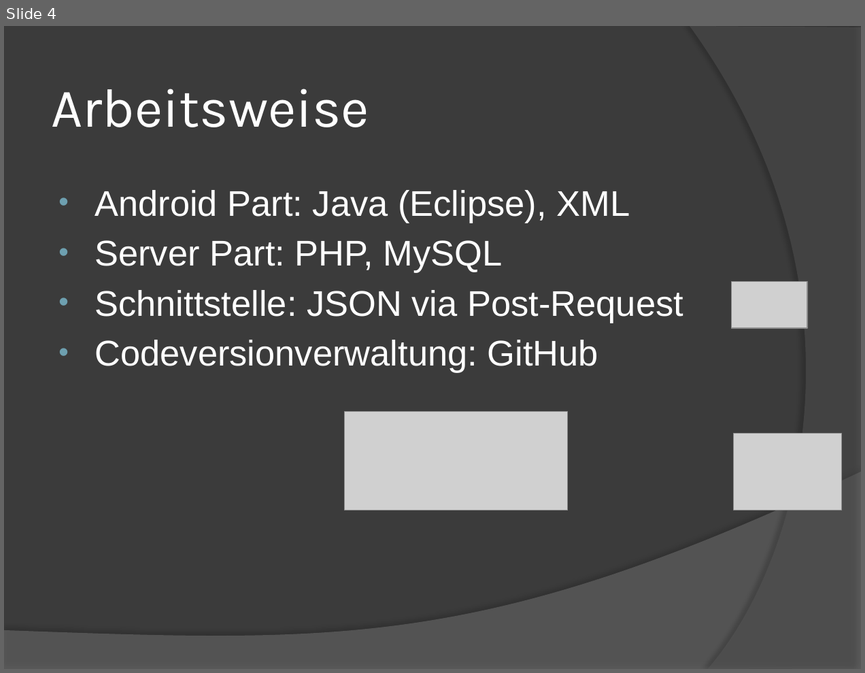
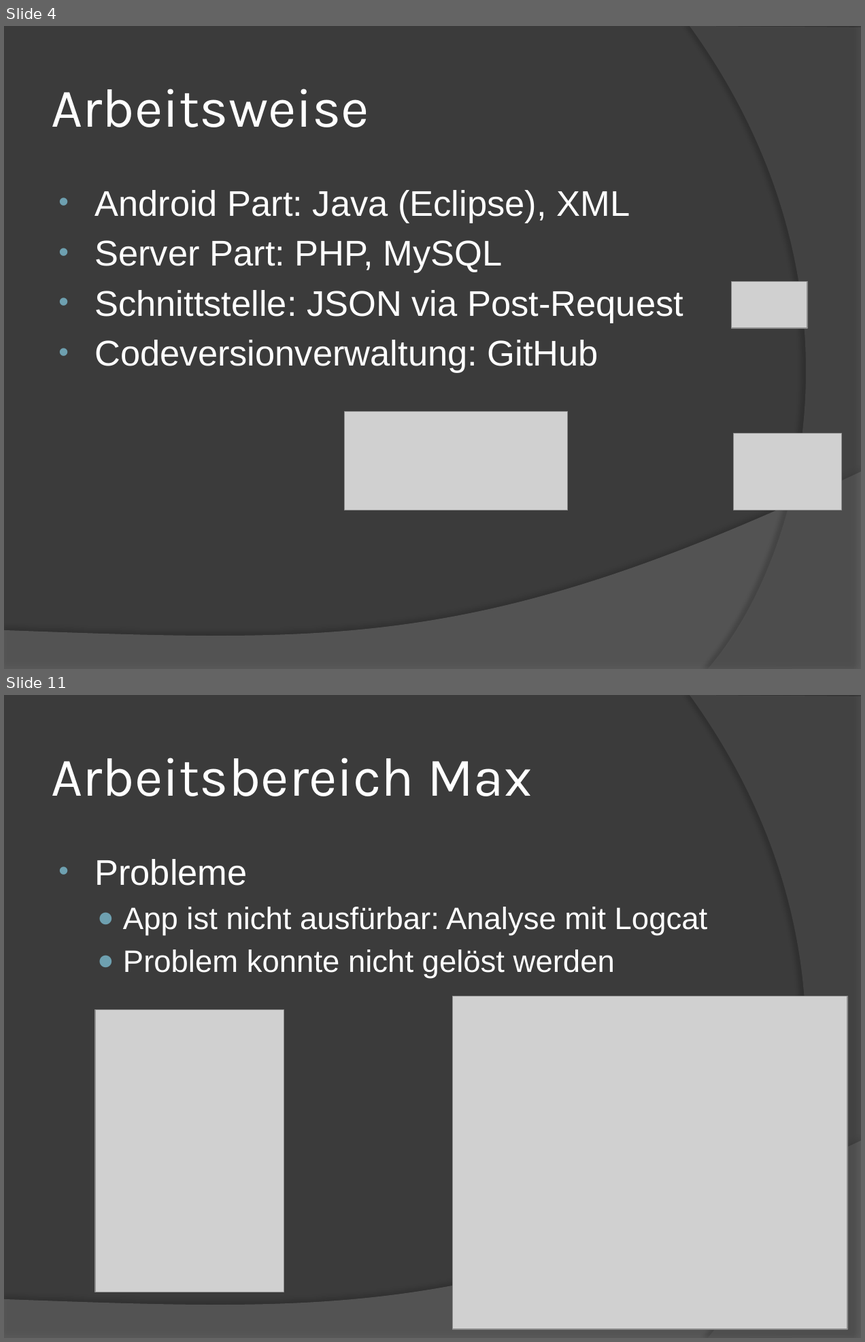
Before and after one commit to mbohlaender/pam, a slide deck: documentation/presentation.pptx. Shown one above the other, each under a label of ours: slide 4 before the commit, slides 4 and 11 after it; the slides between them are not shown. The pictures are 865x673 and 865x1342 pixels, drawn with LibreOffice and Linux fonts; fonts in the diff are those of the drawing; grey boxes stand for pictures. Boxes give left, top, right and bottom in pixels: in the first picture for what was removed or moved away, otherwise in the second. Text is boxed around its words. In the diff, an @@ line names an element or a change of style, - is before the commit and + after.

```diff
--- a/documentation/presentation.pptx
+++ b/documentation/presentation.pptx
@@ slide 11 added at <box>4,695,861,1338</box>, background #3B3B3B; not listed: 2 template elements that a slide beside it also shows @@
@@ title added at <box>51,758,532,796</box>, 46 pt, text #FFFFFF @@
+Arbeitsbereich Max
@@ text added at <box>94,859,708,979</box>, 26 pt, text #FFFFFF @@
+• Probleme
+  ● App ist nicht ausfürbar: Analyse mit Logcat
+  ● Problem konnte nicht gelöst werden
@@ picture added at <box>453,996,848,1328</box> @@
@@ picture added at <box>95,1009,283,1291</box> @@
```
Also in this commit, not shown: 8 other slides changed, 6 other slides added, 15 other files.
